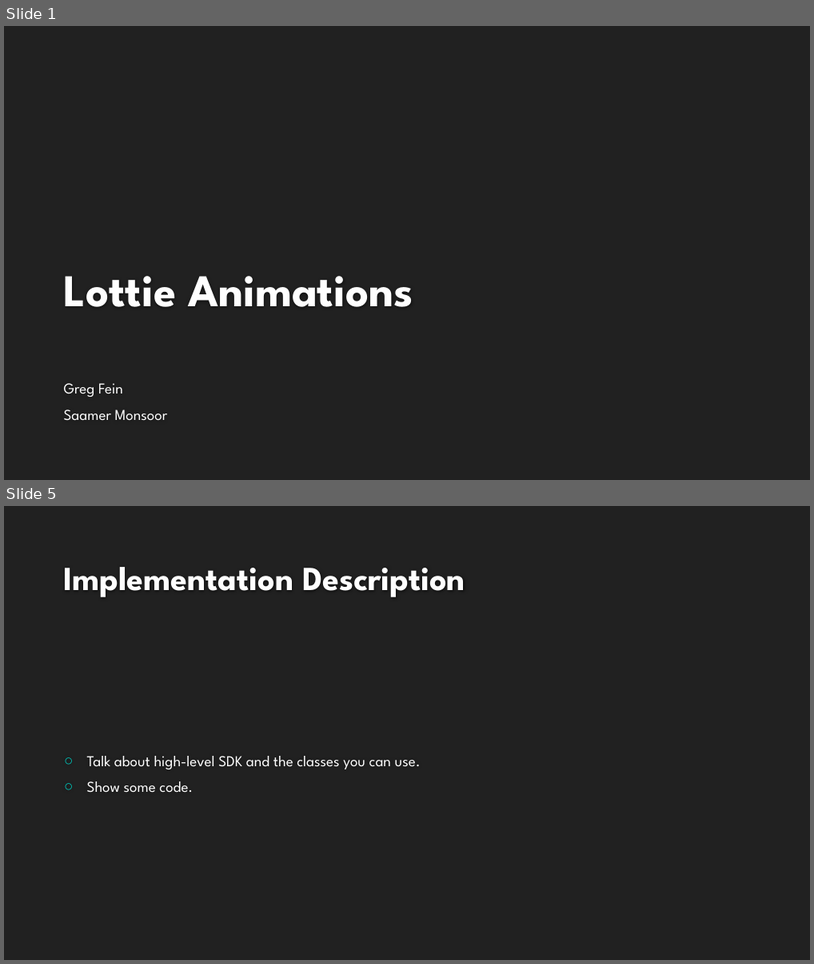
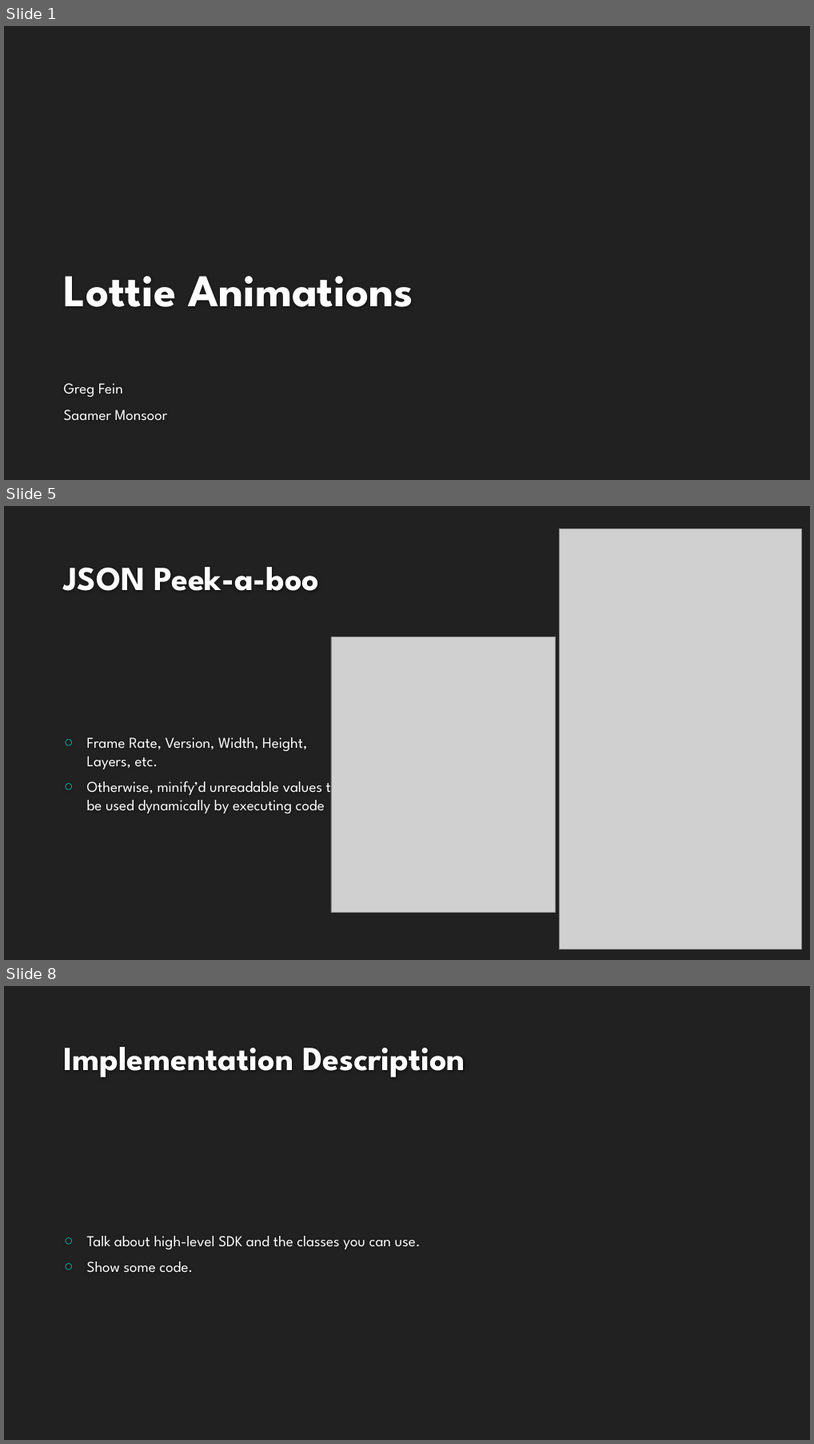
Before and after one commit to saamerm/Xamarin-Native-Forms-Swift-Lottie, a slide deck: Presentation.pptx. Shown one above the other, each under a label of ours: slides 1 and 5 before the commit, slides 1, 5 and 8 after it; the slides between them are not shown. The pictures are 814x964 and 814x1444 pixels, drawn with LibreOffice and Linux fonts; fonts in the diff are those of the drawing; grey boxes stand for pictures; background and template pictures are left out. Boxes give left, top, right and bottom in pixels: in the first picture for what was removed or moved away, otherwise in the second. Text is boxed around its words. In the diff, an @@ line names an element or a change of style, - is before the commit and + after.

```diff
--- a/Presentation.pptx
+++ b/Presentation.pptx
@@ slide 5 added at box(4, 506, 810, 960), background #212121 @@
@@ picture added at box(560, 529, 802, 949) @@
@@ title added at box(64, 567, 320, 591), 40 pt, text #FEFEFE, bold @@
+JSON Peek-a-boo
@@ picture added at box(331, 636, 556, 912) @@
@@ text added at box(87, 737, 339, 813), 18 pt, text #FFFFFF @@
+○ Frame Rate, Version, Width, Height, Layers, etc.
+○ Otherwise, minify’d unreadable values to be used dynamically by executing code
@@ what was slide 5 is now slide 8 @@
```
Also in this commit, not shown: 1 slide changed, 4 other slides added, 2 slides removed, 7 other files.
